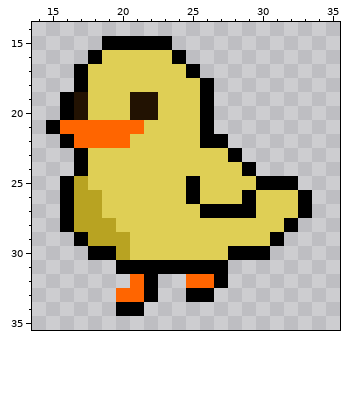
A pixel-art sprite gets an edit: data/gfx/waddle_left_0.png. Above, as it was before the edit.
The file is 1600x1600 pixels, drawn in blocks of 32x32; one block is one cell here. Shown: x 14..35, y 14..35.
Once edited:
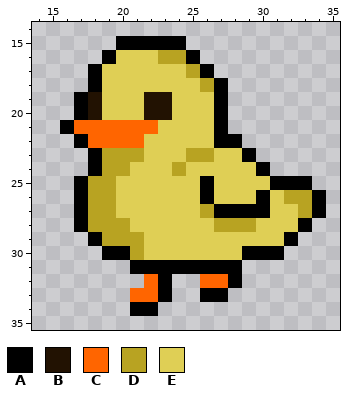
Palette (. is transparent): A #000000  B #221202  C #ff6500  D #b8a322  E #dfcf55
Diff:
y 15: x 19 A -> .; x 24 . -> A
y 16: x 18..19 AE -> .A; x 23..25 EA. -> DDA
y 17: x 17..18 AE -> .A; x 25..26 A. -> DA
y 18: x 17..18 AE -> .A; x 26..27 A. -> DA
y 19..20: x 16..18 ABE -> .AB; x 21 B -> E; x 23 E -> B; x 26..27 A. -> EA
y 21: x 15..16 AC -> .A; x 22 E -> C; x 26..27 A. -> EA
y 22: x 16..17 AC -> .A; x 21 E -> C; x 26 A -> E; x 28 . -> A
y 23: x 17..21 AEEEE -> .ADDD; x 25..26 EE -> DD; x 28..29 A. -> EA
y 24: x 17..20 AEEE -> .ADD; x 24 E -> D; x 29..30 A. -> EA
y 25: x 16..19 ADEE -> .ADD; x 25..26 AE -> EA; x 30 A -> E; x 33 . -> A
y 26: x 16..17 AD -> .A; x 19 E -> D; x 25..26 AE -> EA; x 29..30 AE -> EA; x 32..34 EA. -> DDA
y 27: x 16..17 AD -> .A; x 19 E -> D; x 26 A -> D; x 30 E -> A; x 33..34 A. -> DA
y 28: x 16..17 AD -> .A; x 20 E -> D; x 27..29 EEE -> DDD; x 32..33 A. -> EA
y 29: x 17..18 AD -> .A; x 21 E -> D; x 31..32 A. -> EA
y 30: x 18 A -> .; x 20..21 DE -> AD; x 28 A -> E; x 31 . -> A
y 31: x 20 A -> .; x 28 . -> A
y 32: x 21..23 CA. -> .CA; x 25 C -> .; x 27..28 A. -> CA
y 33: x 20 C -> .; x 22..23 A. -> CA; x 25 A -> .; x 27 . -> A
y 34: x 20 A -> .; x 22 . -> A
Changed places in both pictures, as pixel boxes (x1, y1, x2, y2):
changed: (46, 36, 326, 316)
